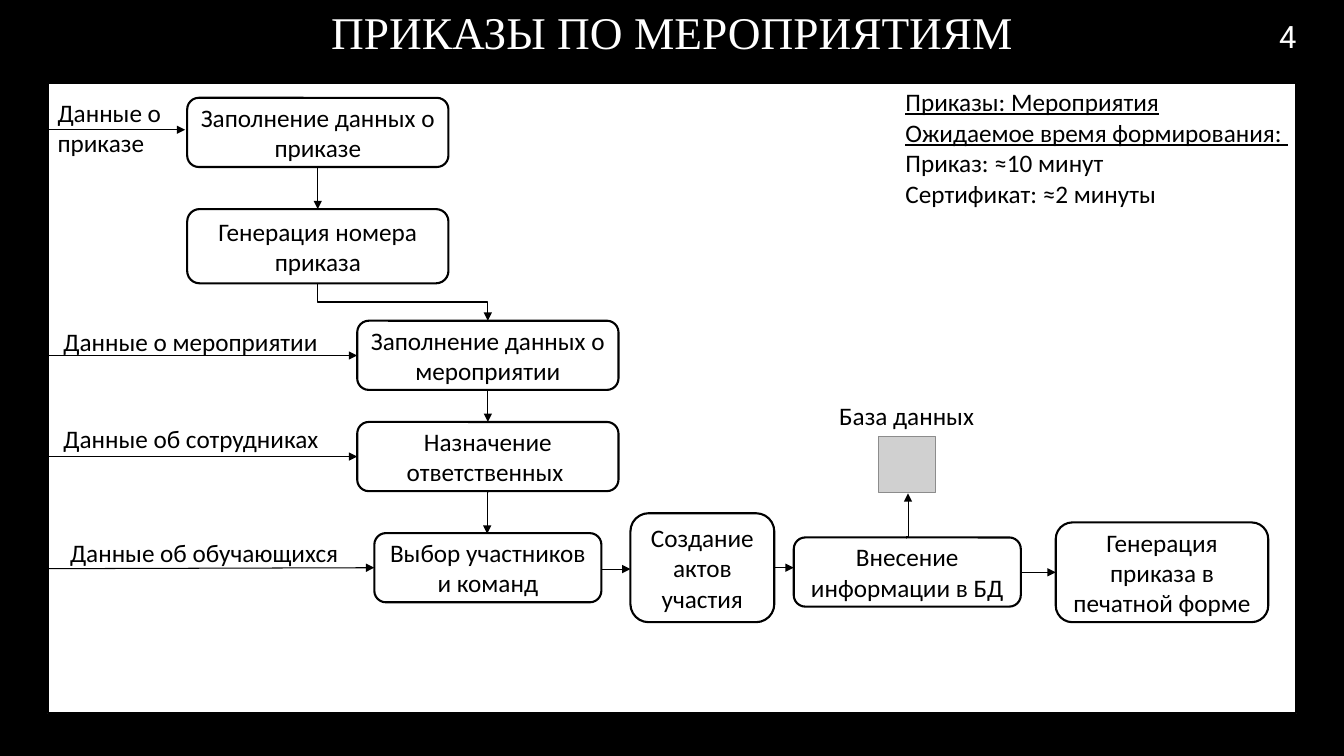
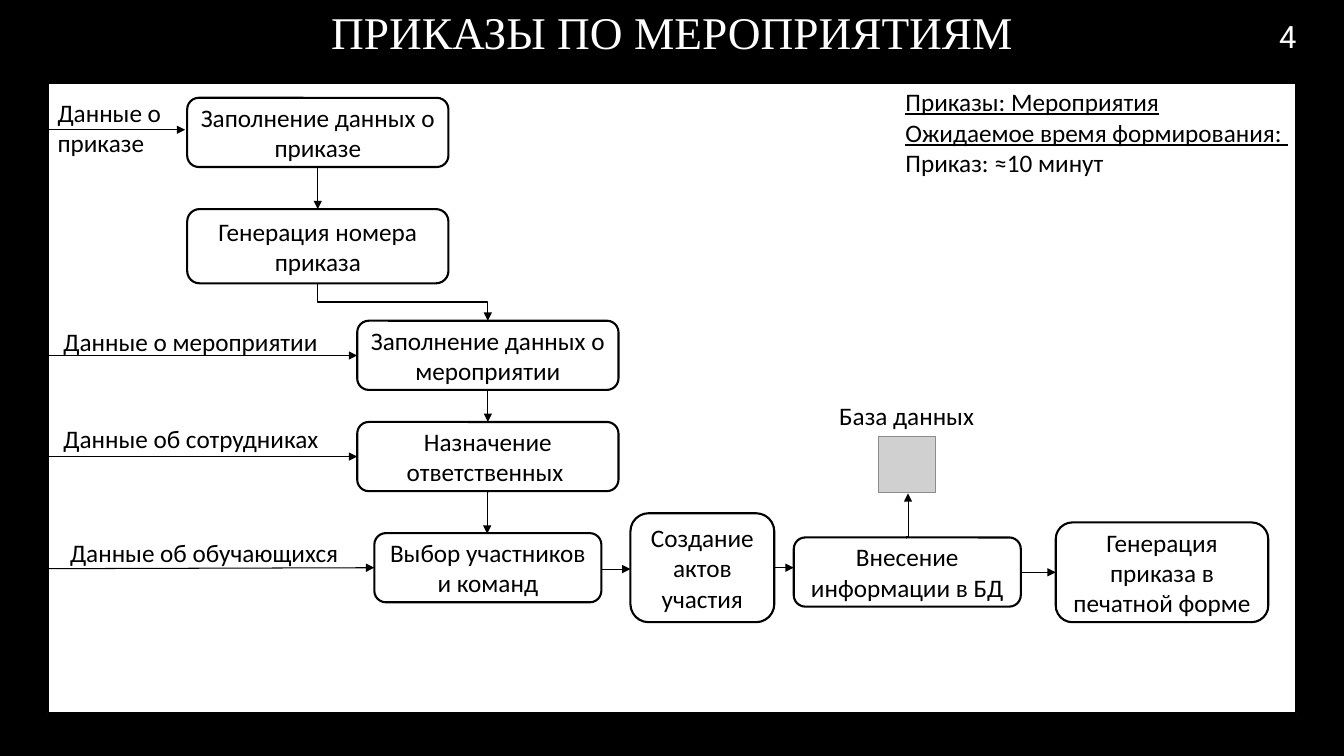
Before and after one commit to RAdKuzur/ASTU, a slide deck: slide 4 of Дипломная работа/Консультации Хоменко/Презентация.pptx. Drawn at 1344x756 pixels with LibreOffice and Linux fonts; fonts in the diff are those of the drawing; grey boxes stand for pictures; background and template pictures are left out. Boxes give left, top, right and bottom in pixels: in the first picture for what was removed or moved away, otherwise in the second. Text is boxed around its words. In the diff, an @@ line names an element or a change of style, - is before the commit and + after.

Commit message:
fix presentation

```diff
--- a/Дипломная работа/Консультации Хоменко/Презентация.pptx
+++ b/Дипломная работа/Консультации Хоменко/Презентация.pptx
@@ text at [905,186,1156,207]: paragraph removed @@
-Сертификат: ≈2 минуты
```
Also in this commit, not shown: 1 other file.
